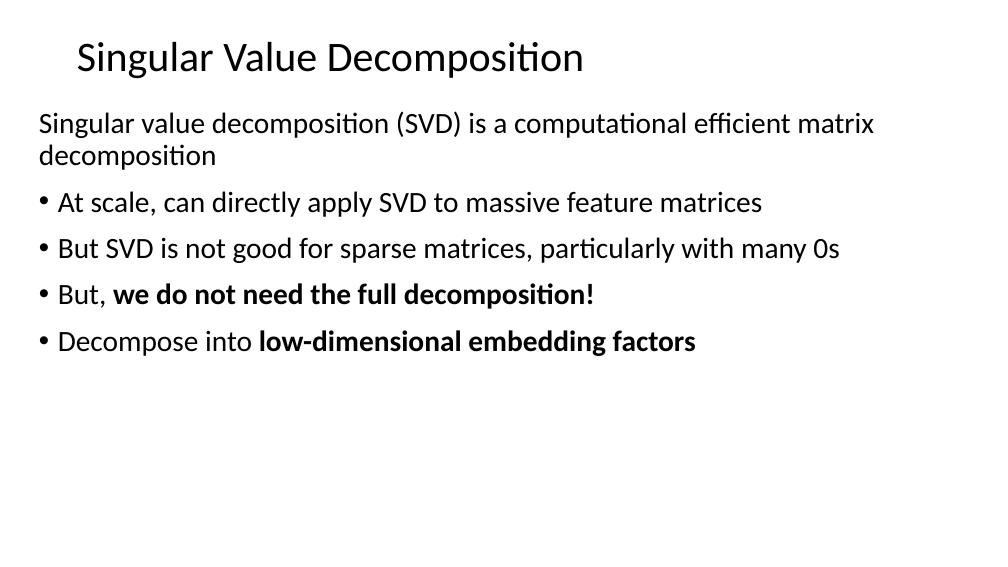
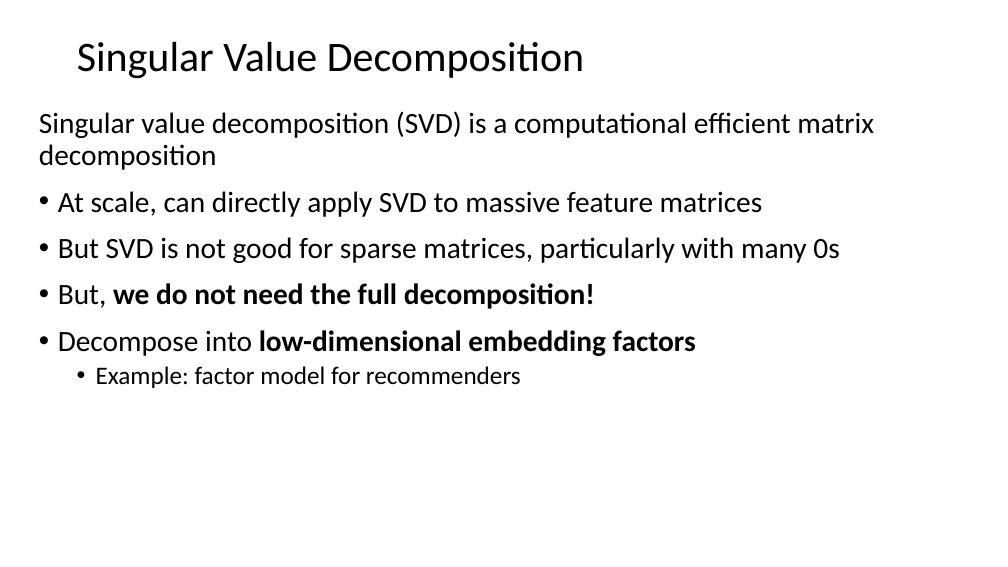
Before and after one commit to StephenElston/CSCI-E-108, a slide deck: slide 33 of slides/10_DimensionalityReduction_Part1.pptx (slide 32 before the commit). Drawn at 1008x567 pixels with LibreOffice and Linux fonts; fonts in the diff are those of the drawing. Boxes give left, top, right and bottom in pixels: in the first picture for what was removed or moved away, otherwise in the second. Text is boxed around its words. In the diff, an @@ line names an element or a change of style, - is before the commit and + after.

```diff
--- a/slides/10_DimensionalityReduction_Part1.pptx
+++ b/slides/10_DimensionalityReduction_Part1.pptx
@@ text at bbox=[96, 366, 521, 388]: paragraph added @@
+  • Example: factor model for recommenders
```
Also in this commit, not shown: 1 other slide changed, 1 slide added.
